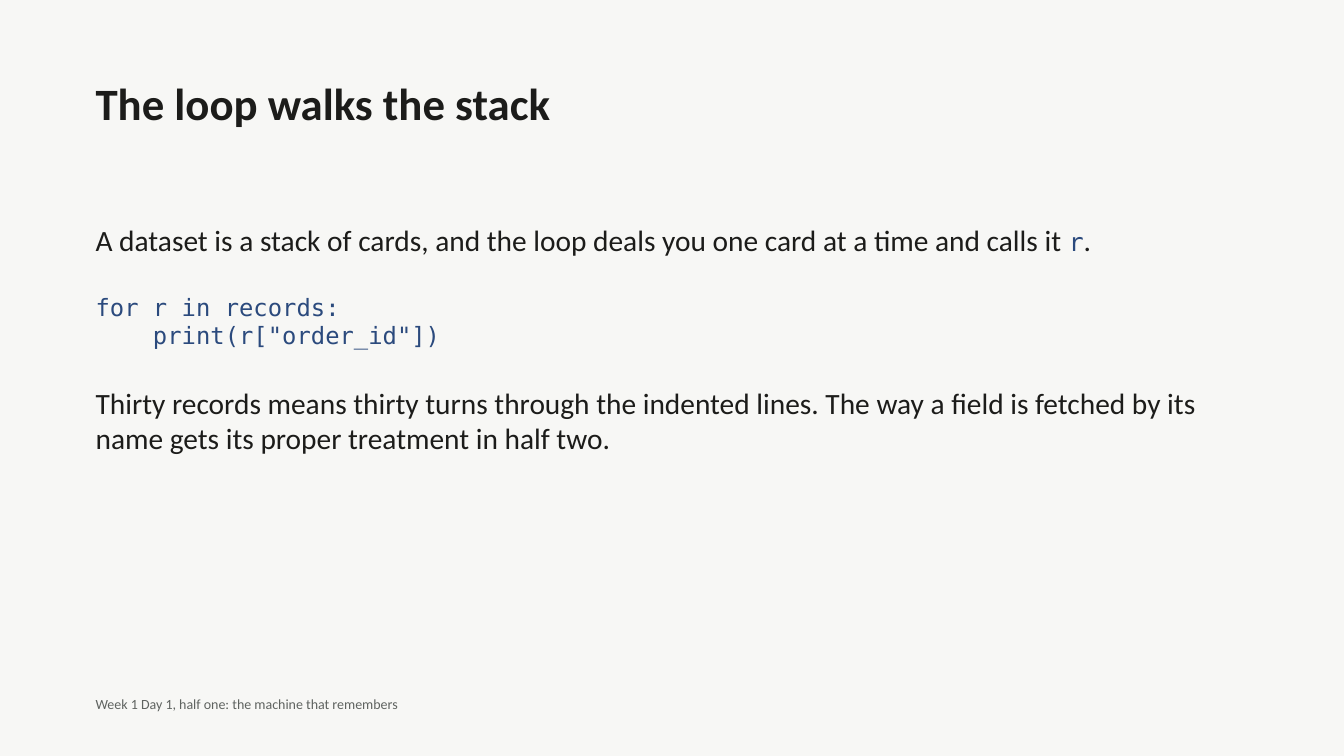
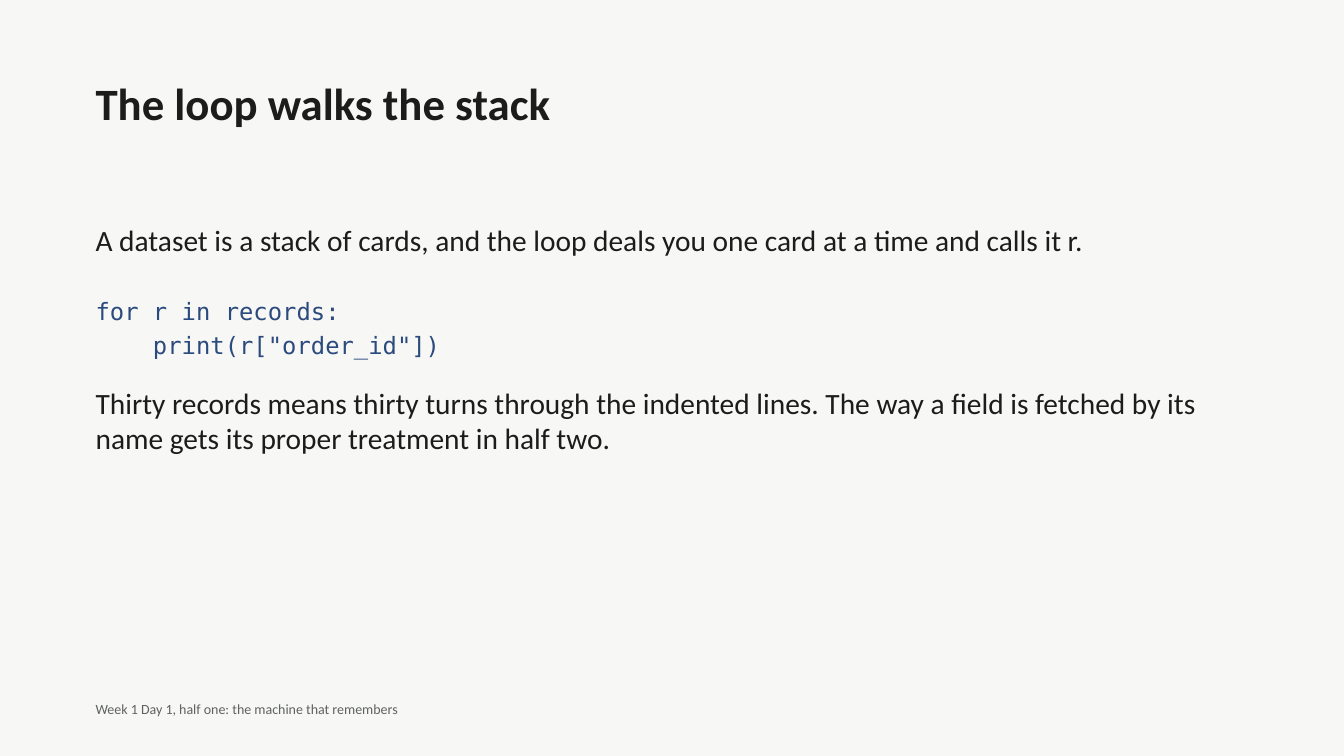
Before and after one commit to fde-academy-lab/c2-content-factory, a slide deck: slide 26 of content/W01/D1/C2_W01_D01_deck_half1_STUDENT.pptx. Drawn at 1344x756 pixels with LibreOffice and Linux fonts; fonts in the diff are those of the drawing. Boxes give left, top, right and bottom in pixels: in the first picture for what was removed or moved away, otherwise in the second. Text is boxed around its words. In the diff, an @@ line names an element or a change of style, - is before the commit and + after.

```diff
--- a/content/W01/D1/C2_W01_D01_deck_half1_STUDENT.pptx
+++ b/content/W01/D1/C2_W01_D01_deck_half1_STUDENT.pptx
@@ text "A dataset is a stack ..." at bbox=[96, 230, 1083, 256]: size 18 to 21 pt, font DejaVu Sans Mono to Calibri, text colour #2B4A7D to #1C1C1A in "r."; more space between paragraphs @@
@@ text at bbox=[96, 298, 1195, 454]: paragraphs removed @@
-for r in records:
-print(r["order_id"])
-Thirty records means thirty turns through the indented lines. The way a field is fetched by its name gets its proper treatment in half two.
@@ text added at bbox=[96, 302, 440, 360], 17 pt, text #2B4A7D @@
+for r in records:
+print(r["order_id"])
@@ text "Week 1 Day 1, half ...": place and size @@
-text "Week 1 Day 1, half ..." at bbox=[96, 699, 397, 711]
+text "Week 1 Day 1, half ..." at bbox=[96, 704, 397, 716]
```
Also in this commit, not shown: 30 other slides changed, 7 other files.
